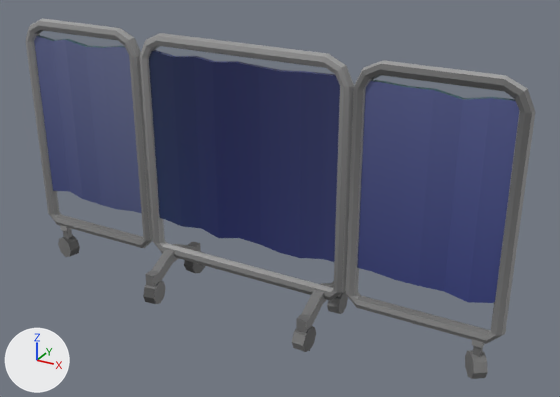
Two versions of the FBX model Assets/Models/Props/Curtain Stand.fbx, one commit apart.
Before and after are seen from a 50 mm camera at (2.92, -4.71, 3.41) aimed at (0.27, 0.11, 1.0). Lighting does not change. The marker at lower left points along +X, +Y and +Z. Where no turn or scale is listed for an object, it has been applied to the vertices.

The first picture shows 'left', 'middle', 'right'.
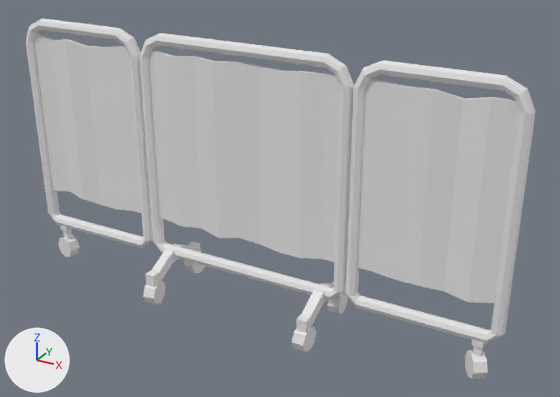
Patch to the scene script:
```diff
--- a/Assets/Models/Props/Curtain Stand.fbx.py
+++ b/Assets/Models/Props/Curtain Stand.fbx.py
@@ me_cylinder_002 @@
 me_cylinder_002.from_pydata(...)  # 236 vertices, 206 faces; spans x -0.9..0.9, y -0.4..0.41, z 0.0..2.2
 # used by ob_middle; location = (0.0, 0.0, 0.0)
+# me_cylinder_002 part 3: all 42 faces that had it switch from mat_matte (picture img_hospital_atlas_png) to no material
+# me_cylinder_002 part 4: all 164 faces that had it switch from mat_metal (picture img_hospital_atlas_png) to no material
@@ me_cylinder_003 @@
 me_cylinder_003.from_pydata(...)  # 140 vertices, 129 faces; spans x 0.0..1.2, y -0.11..0.11, z 0.0..2.2
 # used by ob_right; location = (0.9, 0.0, 0.0)
+# me_cylinder_003 part 1: all 25 faces that had it switch from mat_matte (picture img_hospital_atlas_png) to no material
+# me_cylinder_003 part 2: all 104 faces that had it switch from mat_metal (picture img_hospital_atlas_png) to no material
@@ me_cylinder_004 @@
 me_cylinder_004.from_pydata(...)  # 140 vertices, 129 faces; spans x -1.2..0.0, y -0.07..0.07, z 0.0..2.2
 # used by ob_left; location = (-0.9, 0.0, 0.0)
+# me_cylinder_004 part 5: all 25 faces that had it switch from mat_matte (picture img_hospital_atlas_png) to no material
+# me_cylinder_004 part 6: all 104 faces that had it switch from mat_metal (picture img_hospital_atlas_png) to no material
```

Where the change shows, as pixel boxes (x1, y1, x2, y2) in the pictures (560 x 397 px):
part 1 of me_cylinder_003, recoloured (blue to grey): (357, 80, 519, 303) in both
part 2 of me_cylinder_003, recoloured (grey to white): (346, 60, 535, 379) in both
part 3 of me_cylinder_002, recoloured (blue to grey): (149, 50, 340, 262) in both
part 4 of me_cylinder_002, recoloured (grey to white): (139, 33, 354, 352) in both
part 5 of me_cylinder_004, recoloured (blue to grey): (34, 35, 141, 213) in both
part 6 of me_cylinder_004, recoloured: (26, 18, 153, 257) in both
